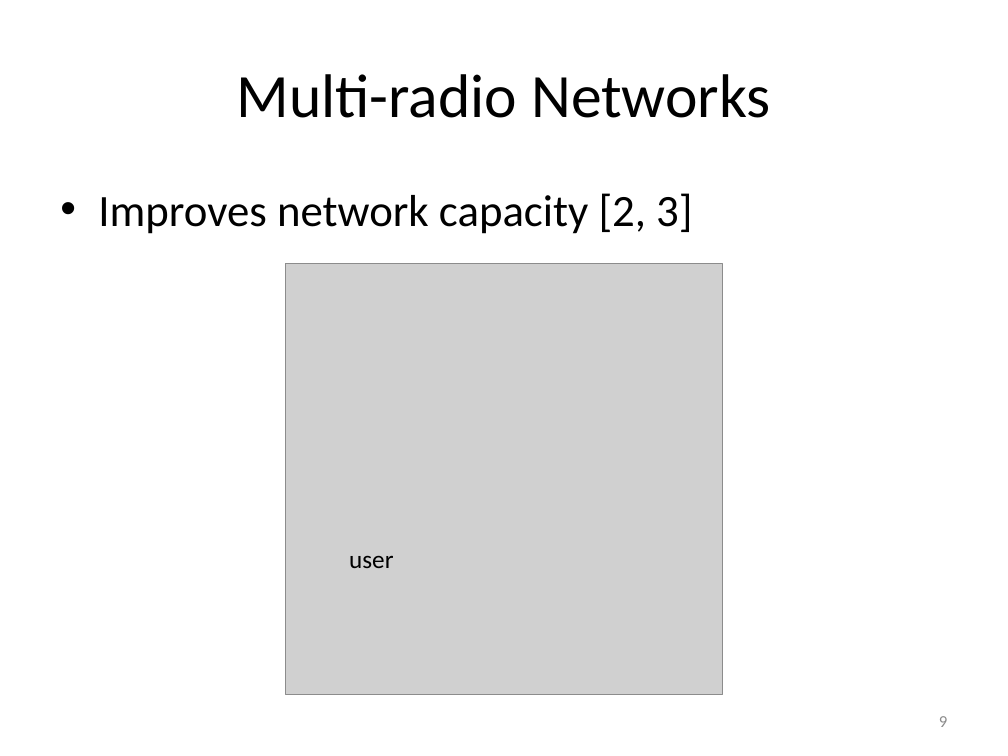
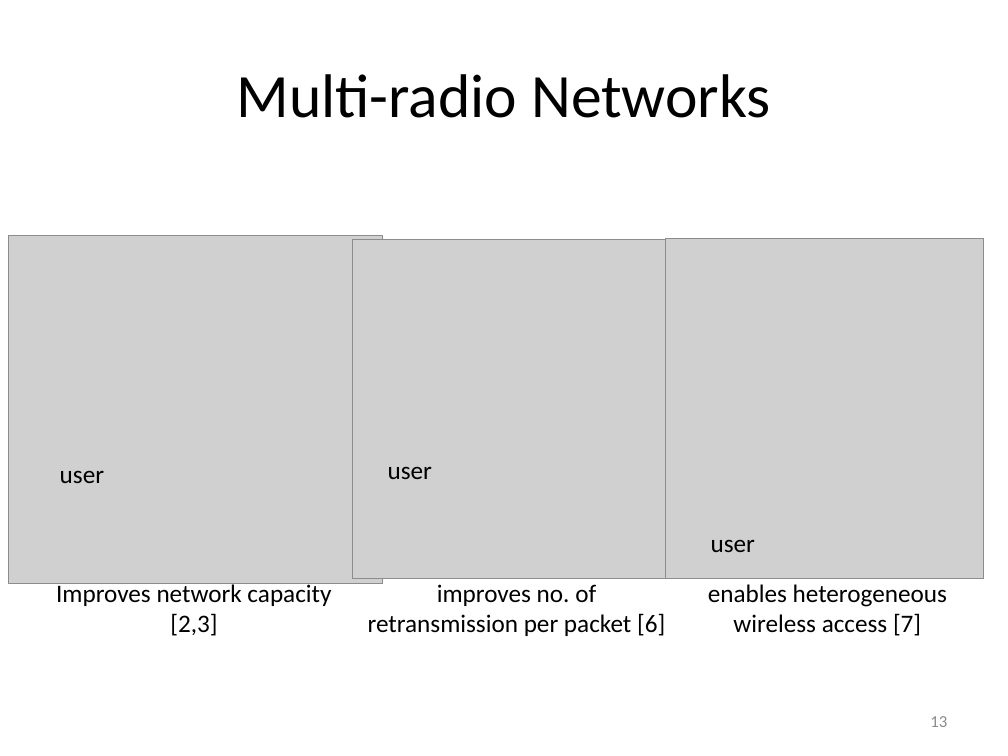
Before and after one commit to takhandipu/MSThesisPresentation, a slide deck: slide 13 of draft.pptx (slide 9 before the commit). Drawn at 1008x756 pixels with LibreOffice and Linux fonts; fonts in the diff are those of the drawing; grey boxes stand for pictures. Boxes give left, top, right and bottom in pixels: in the first picture for what was removed or moved away, otherwise in the second. Text is boxed around its words. In the diff, an @@ line names an element or a change of style, - is before the commit and + after.

```diff
--- a/draft.pptx
+++ b/draft.pptx
@@ picture added at box(8, 235, 382, 584) @@
@@ picture added at box(665, 238, 984, 579) @@
@@ picture: place and size @@
-picture at box(285, 263, 722, 695)
+picture at box(353, 240, 686, 580)
@@ text added at box(60, 470, 104, 483), 18 pt, text #000000 @@
+user
@@ text "user": place and size @@
-text "user" at box(349, 555, 393, 568)
+text "user" at box(388, 467, 432, 479)
@@ text added at box(711, 540, 755, 552), 18 pt, text #000000 @@
+user
@@ text "Improves network capacity [2,3]" at box(56, 582, 331, 636): vertical alignment top to middle @@
@@ text at box(56, 582, 331, 636): text changed; size 32 to 18 pt @@
-• Improves network capacity [2, 3]
+Improves network capacity [2,3]
@@ text added at box(368, 584, 665, 636), 18 pt, text #000000 @@
+improves no. of retransmission per packet [6]
@@ text added at box(708, 584, 947, 636), 18 pt, text #000000 @@
+enables heterogeneous wireless access [7]
@@ page number at box(930, 716, 947, 727): text changed @@
-9
+13
```
Also in this commit, not shown: 8 other slides changed, 12 slides added, 7 slides removed, 2 other files.
